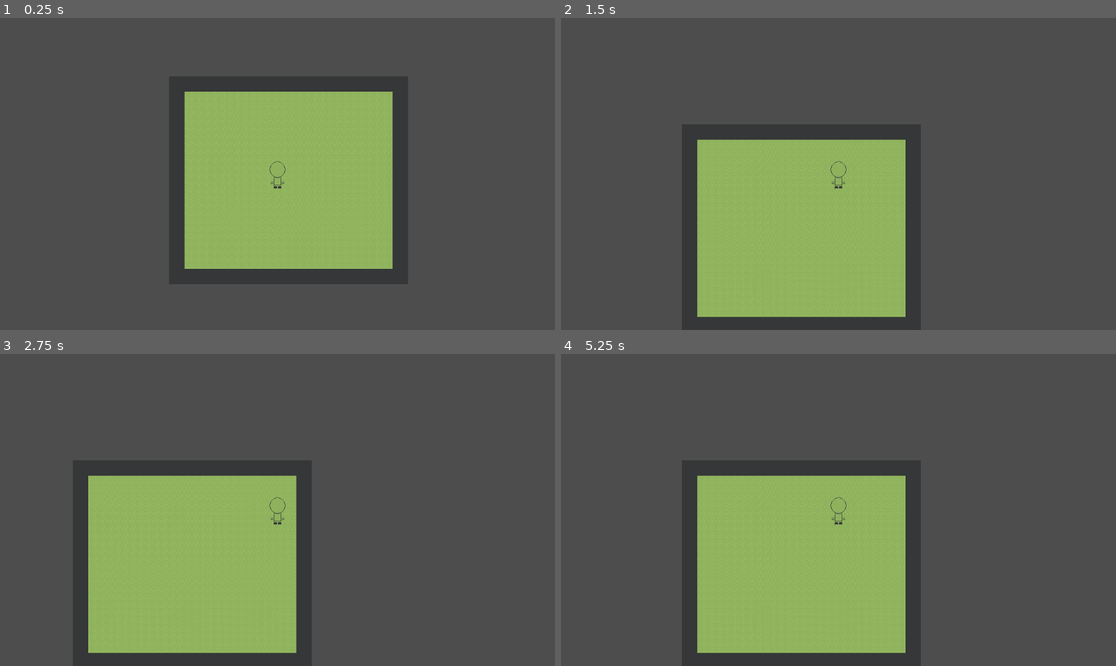
Above: before the commit, frames 1-4 (two rows, left to right).
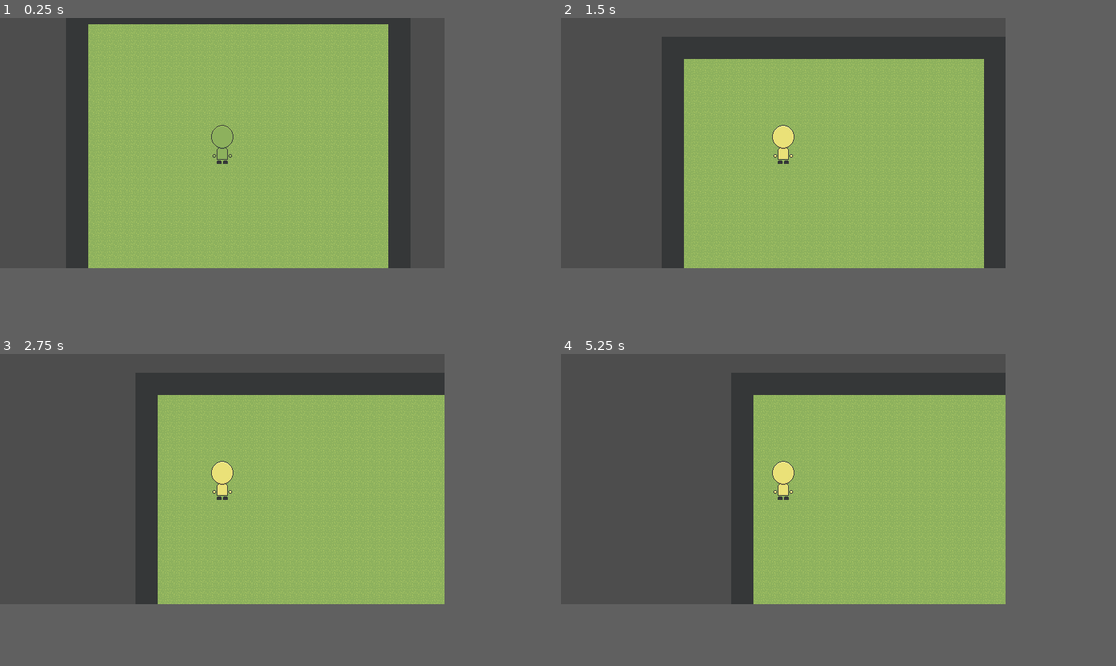
Above: after the commit, the same moments.

Repository: AugustoRemus/LabTalentos
Game: Godot game, scene res://scenes/main.tscn
The game is run twice, just before and just after one commit, with the same random seed, the same clock (stepped at 60 frames per second) and the same inputs. Before the commit the project starts from res://main.tscn.
Inputs:
- Up to frame 1 (0.25 s): no input
- Up to frame 2 (1.5 s): tap Enter at 0.5 s; hold D (Direita) 0.53-1.28 s; tap Space (Espaco, bound only after the commit) at 0.6, 1.25, 1.35 s; hold S (Baixo) from 1.28 s (still down)
- Up to frame 3 (2.75 s): tap Enter at 2 s; release S (Baixo) at 2.03 s; hold D (Direita) from 2.03 s (still down); tap Space (Espaco, bound only after the commit) at 2.1 s
- Up to frame 4 (5.25 s): tap Space (Espaco, bound only after the commit) at 2.75, 2.85, 3.6, 4.25, 4.35, 5.1 s; release D (Direita) at 2.78 s; hold W (Cima) 2.78-3.53 s; tap Enter at 3.5 s; hold A (Esquerda) 3.53-5.03 s; hold S (Baixo) from 5.03 s (still down)
In our replay, the window is 799x449 before the commit and 640x360 after it. These sizes can differ from the game's own. Grey fills any space a smaller window leaves; there, only what the larger window draws over its background counts as a difference.

The runs differ from the first frame. In frame 1, 22% of the frame differs, in the area x 15-71%, y 2-81%; in frame 2, 27%; in frame 3, 36%, in the area x 15-81%, y 13-96%; in frame 4, 29%.
Error after the commit: Invalid access of index '3' on a base object of type: 'Array[Texture2D]'. (res://scripts/sprite_2d.gd:16)

Commit message:
mudarCor e ajustesCamera

Diff:
--- a/inicio1/jogador.tscn
+++ /dev/null
@@ -1,12 +0,0 @@
-[gd_scene load_steps=3 format=3 uid="uid://b2nmcuevsfpik"]
-
-[ext_resource type="Script" uid="uid://0m8x3wwrak6k" path="res://jogador.gd" id="1_c2wt1"]
-[ext_resource type="Texture2D" uid="uid://c3ytclafnvlpb" path="res://NPCVerde.png" id="1_yuxfx"]
-
-[node name="Jogador" type="Node2D"]
-script = ExtResource("1_c2wt1")
-
-[node name="Sprite2D" type="Sprite2D" parent="."]
-texture = ExtResource("1_yuxfx")
-
-[node name="Camera2D" type="Camera2D" parent="."]
--- a/inicio1/project.godot
+++ b/inicio1/project.godot
@@ -13,7 +13,16 @@
 config/name="Inicio1"
 run/main_scene="uid://dgybkxqlpd08w"
 config/features=PackedStringArray("4.4", "Forward Plus")
-config/icon="res://icon.svg"
+config/icon="res://sprites/icon.svg"
+
+[display]
+
+window/size/viewport_width=640
+window/size/viewport_height=360
+window/size/mode=3
+window/size/resizable=false
+window/stretch/mode="viewport"
+window/stretch/aspect="expand"
 
 [input]
 
@@ -41,6 +50,11 @@
 , Object(InputEventKey,"resource_local_to_scene":false,"resource_name":"","device":-1,"window_id":0,"alt_pressed":false …(187 unchanged characters)…
 ]
 }
+Espaco={
+"deadzone": 0.2,
+"events": [Object(InputEventKey,"resource_local_to_scene":false,"resource_name":"","device":-1,"window_id":0,"alt_pressed":false,"shift_pressed":false,"ctrl_pressed":false,"meta_pressed":false,"pressed":false,"keycode":0,"physical_keycode":32,"key_label":0,"unicode":32,"location":0,"echo":false,"script":null)
+]
+}
 
 [rendering]
 
--- /dev/null
+++ b/inicio1/scenes/jogador.tscn
@@ -0,0 +1,17 @@
+[gd_scene load_steps=6 format=3 uid="uid://b2nmcuevsfpik"]
+
+[ext_resource type="Script" uid="uid://0m8x3wwrak6k" path="res://scripts/jogador.gd" id="1_c2wt1"]
+[ext_resource type="Texture2D" uid="uid://c3ytclafnvlpb" path="res://sprites/NPCVerde.png" id="1_yuxfx"]
+[ext_resource type="Script" uid="uid://bgowpe8h6oyak" path="res://scripts/sprite_2d.gd" id="3_q2130"]
+[ext_resource type="Texture2D" uid="uid://cyjrq7vohb5rb" path="res://sprites/NPCAzul.png" id="4_j3kwt"]
+[ext_resource type="Texture2D" uid="uid://u4jbpgk8diog" path="res://sprites/NPCAmarelo.png" id="5_xswob"]
+
+[node name="Jogador" type="Node2D"]
+script = ExtResource("1_c2wt1")
+
+[node name="Sprite2D" type="Sprite2D" parent="."]
+texture = ExtResource("1_yuxfx")
+script = ExtResource("3_q2130")
+arraySprite = Array[Texture2D]([ExtResource("1_yuxfx"), ExtResource("4_j3kwt"), ExtResource("5_xswob")])
+
+[node name="Camera2D" type="Camera2D" parent="."]
--- a/inicio1/main.tscn
+++ b/inicio1/scenes/main.tscn
@@ -1,7 +1,7 @@
 [gd_scene load_steps=5 format=3 uid="uid://dgybkxqlpd08w"]
 
-[ext_resource type="Texture2D" uid="uid://dvt760h48tua5" path="res://tileSet.png" id="1_ig7tw"]
-[ext_resource type="PackedScene" uid="uid://b2nmcuevsfpik" path="res://jogador.tscn" id="2_0xm2m"]
+[ext_resource type="Texture2D" uid="uid://dvt760h48tua5" path="res://sprites/tileSet.png" id="1_ig7tw"]
+[ext_resource type="PackedScene" uid="uid://b2nmcuevsfpik" path="res://scenes/jogador.tscn" id="2_0xm2m"]
 
 [sub_resource type="TileSetAtlasSource" id="TileSetAtlasSource_0xm2m"]
 texture = ExtResource("1_ig7tw")
--- a/inicio1/jogador.gd
+++ b/inicio1/scripts/jogador.gd
@@ -1,19 +1,27 @@
 extends Node2D
 
-@export var speed = 100
+@export var speed = 50
 
 
-
+#função para controlar a movimentação
 func _input(event):
+	#se a tecla "Direita" for clicada
 	if InputMap.event_is_action(event, "Direita") and event.is_pressed():
-		position.x += speed
+		#posição do nodo é alterada
+		position.x -= speed
 		print("→ direita")
+	#se a tecla "Esquerda" for clicada
 	elif InputMap.event_is_action(event, "Esquerda") and event.is_pressed():
+		#posição do nodo é alterada
 		position.x -= speed
 		print("← esquerda")
+	#se a tecla "Cima" for clicada
 	elif InputMap.event_is_action(event, "Cima") and event.is_pressed():
+		#posição do nodo é alterada
 		position.y += speed
 		print("↑ cima")
+	#se a tecla "Baixo" for clicada
 	elif InputMap.event_is_action(event, "Baixo") and event.is_pressed():
+		#posição do nodo é alterada
 		position.y -= speed
 		print("↓ baixo")
--- /dev/null
+++ b/inicio1/scripts/sprite_2d.gd
@@ -0,0 +1,16 @@
+extends Sprite2D
+
+#contem a textura
+@export var arraySprite: Array[Texture2D]
+#controla o sprite atual
+var spriteAtual = 0
+
+#muda a cor do personagem quando clicado
+func _input(event):
+	#caso tecla clicada
+	if InputMap.event_is_action(event, "Espaco") and event.is_pressed():
+		#adiciona no contador
+		spriteAtual += 1
+		#o campo texture é oque é exibido
+		#quando for clicado a sprite atual é atualizado
+		texture = arraySprite[spriteAtual]
Renamed: inicio1/jogador.gd.uid -> inicio1/scripts/jogador.gd.uid
Not shown, added: inicio1/scripts/sprite_2d.gd.uid
Renamed: inicio1/NPCAmarelo.png -> inicio1/sprites/NPCAmarelo.png
Not shown, changed: inicio1/sprites/NPCAmarelo.png.import
Renamed: inicio1/NPCAzul.png -> inicio1/sprites/NPCAzul.png
Not shown, changed: inicio1/sprites/NPCAzul.png.import
Renamed: inicio1/NPCVerde.png -> inicio1/sprites/NPCVerde.png
Not shown, changed: inicio1/sprites/NPCVerde.png.import
Renamed: inicio1/icon.svg -> inicio1/sprites/icon.svg
Not shown, changed: inicio1/sprites/icon.svg.import
Renamed: inicio1/tileSet.png -> inicio1/sprites/tileSet.png
Not shown, changed: inicio1/sprites/tileSet.png.import
